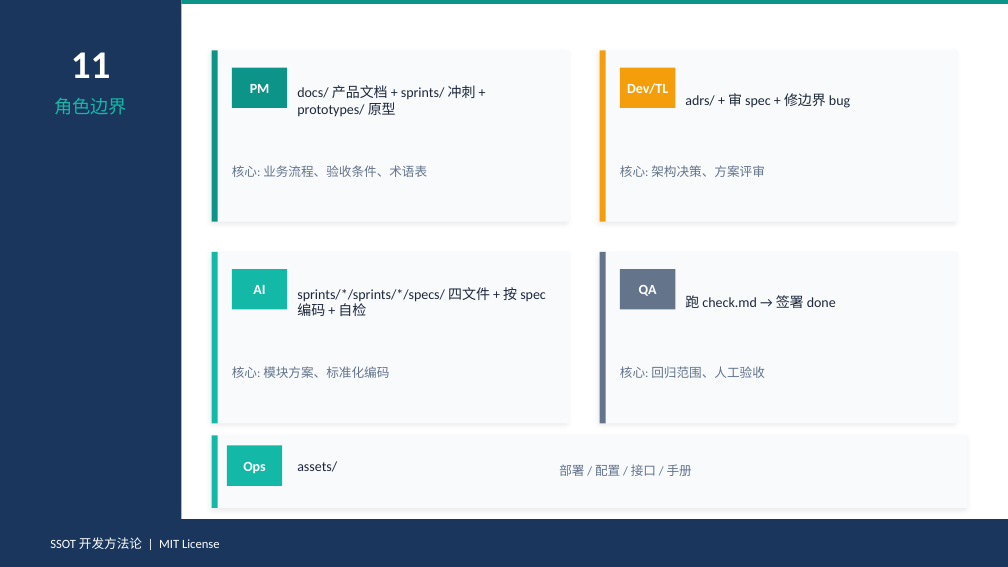
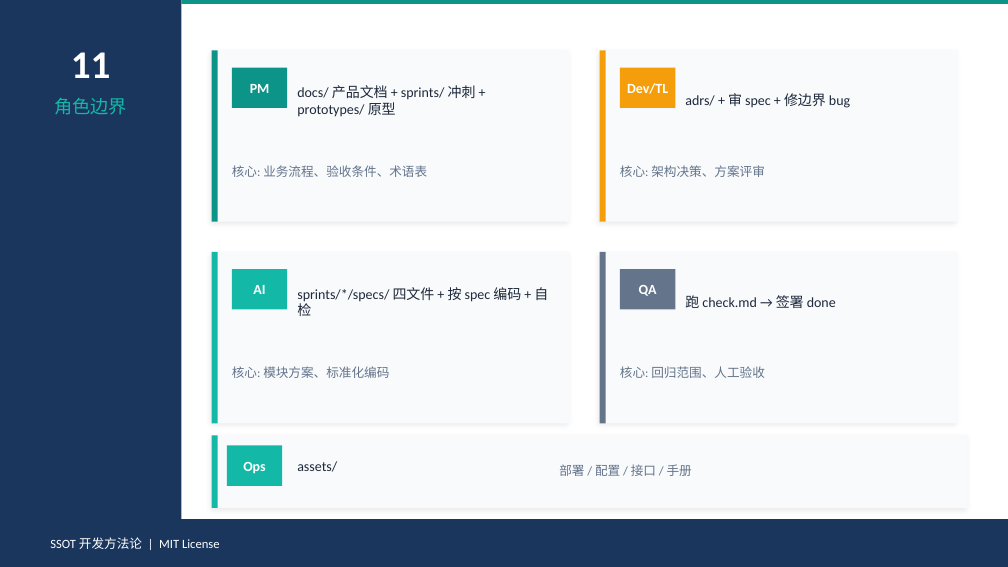
Before and after one commit to Toketec/SpecRocket, a slide deck: slide 13 of SSOT-开发方法论-培训.pptx. Drawn at 1008x567 pixels with LibreOffice and Linux fonts; fonts in the diff are those of the drawing. Boxes give left, top, right and bottom in pixels: in the first picture for what was removed or moved away, otherwise in the second. Text is boxed around its words. In the diff, an @@ line names an element or a change of style, - is before the commit and + after.

```diff
--- a/SSOT-开发方法论-培训.pptx
+++ b/SSOT-开发方法论-培训.pptx
@@ text at (297,287,548,316): text changed @@
-sprints/*/sprints/*/specs/ 四文件 + 按 spec 编码 + 自检
+sprints/*/specs/ 四文件 + 按 spec 编码 + 自检
```
Also in this commit, not shown: 21 other files.
